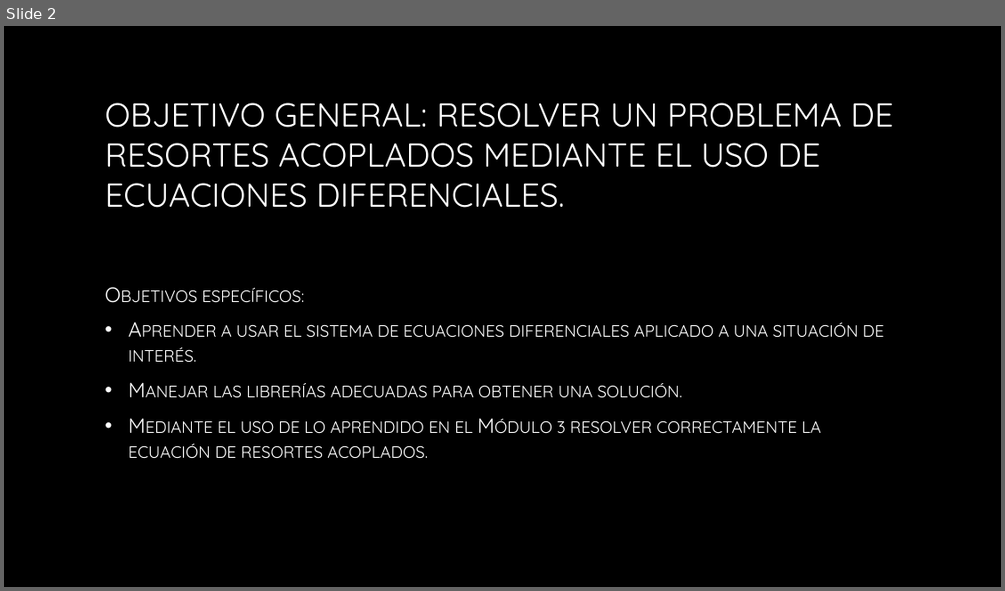
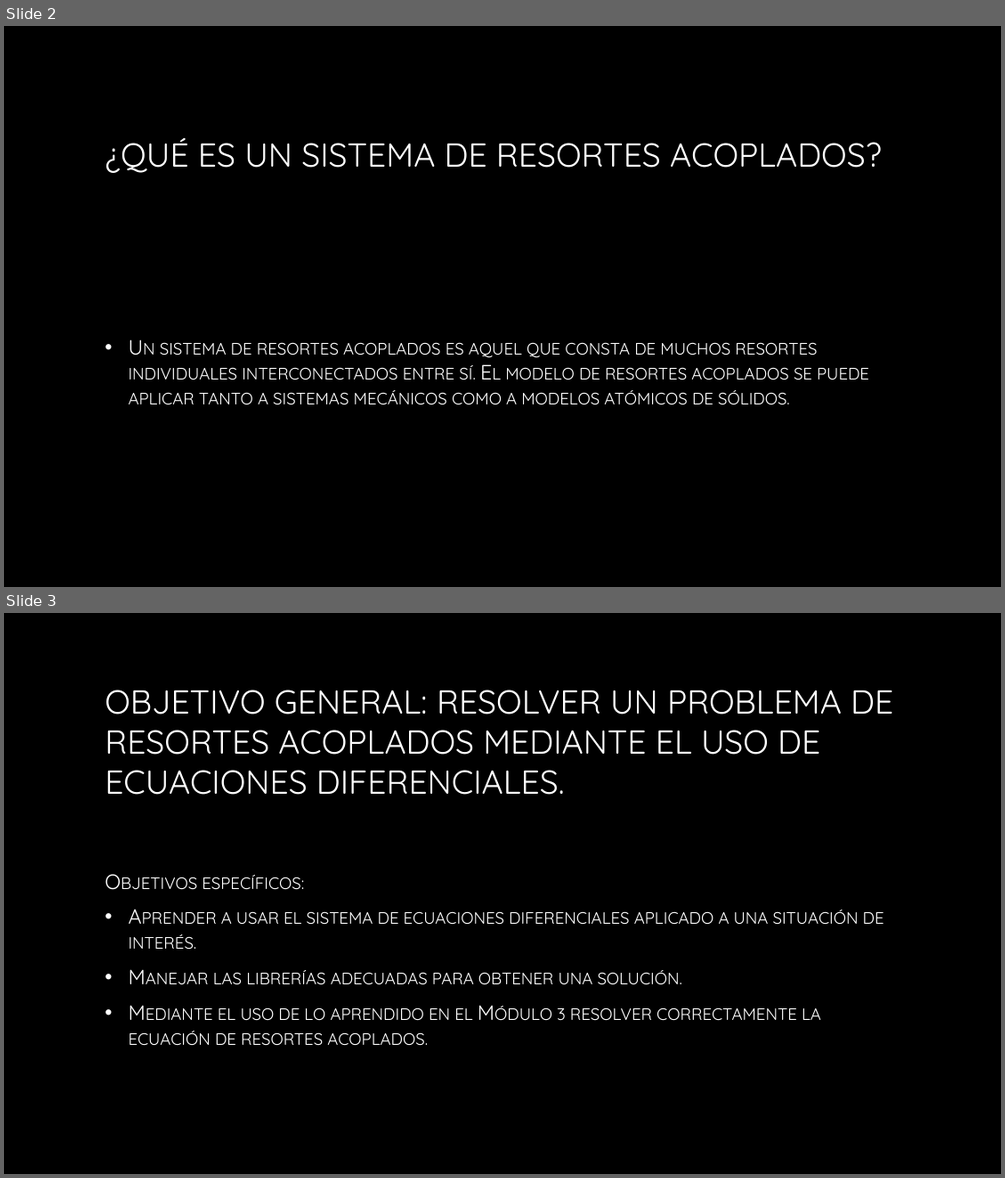
Before and after one commit to JabberTheWock/Proyecto_modulo3, a slide deck: Presentación módulo 3.pptx. Shown one above the other, each under a label of ours: slide 2 before the commit, slides 2 and 3 after it. The pictures are 1005x591 and 1005x1178 pixels, drawn with LibreOffice and Linux fonts; fonts in the diff are those of the drawing; background and template pictures are left out. Boxes give left, top, right and bottom in pixels: in the first picture for what was removed or moved away, otherwise in the second. Text is boxed around its words. In the diff, an @@ line names an element or a change of style, - is before the commit and + after.

```diff
--- a/Presentación módulo 3.pptx
+++ b/Presentación módulo 3.pptx
@@ slide 2 added at [4,26,1001,587], background picture (left out) @@
@@ title added at [105,138,882,173], 32 pt, text gradient #FFFFFF to #A6A6A6 @@
+¿QUÉ ES UN SISTEMA DE RESORTES ACOPLADOS?
@@ text added at [129,342,869,405], 20 pt, text gradient #FFFFFF to #BFBFBF, small capitals @@
+• Un sistema de resortes acoplados es aquel que consta de muchos resortes individuales interconectados entre sí. El modelo de resortes acoplados se puede aplicar tanto a sistemas mecánicos como a modelos atómicos de sólidos.
@@ what was slide 2 is now slide 3 @@
```
Also in this commit, not shown: 2 other slides added.
